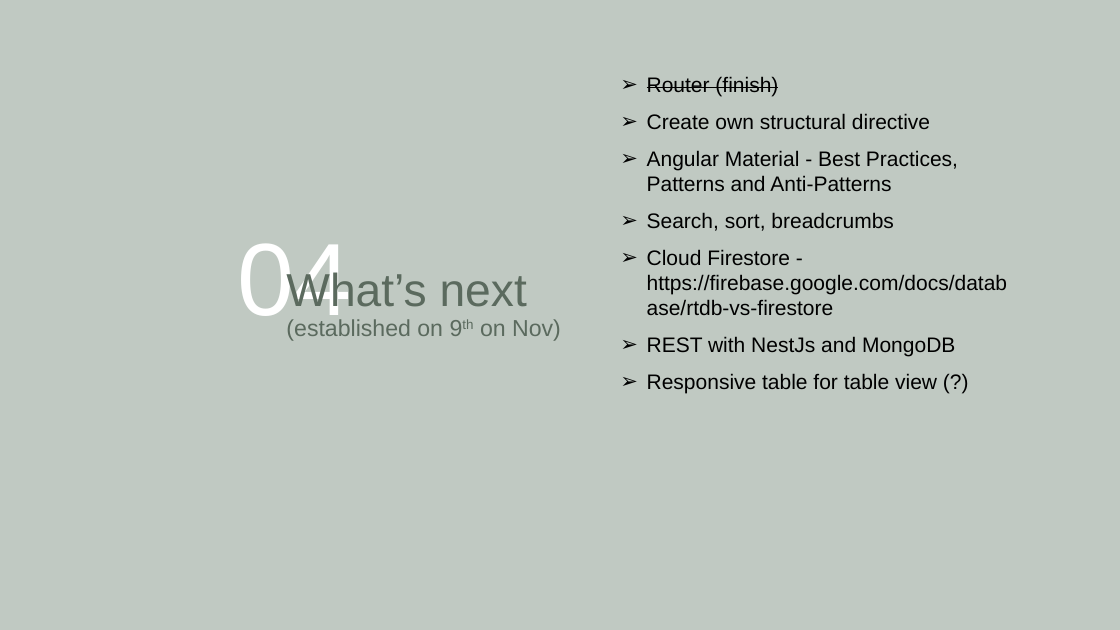
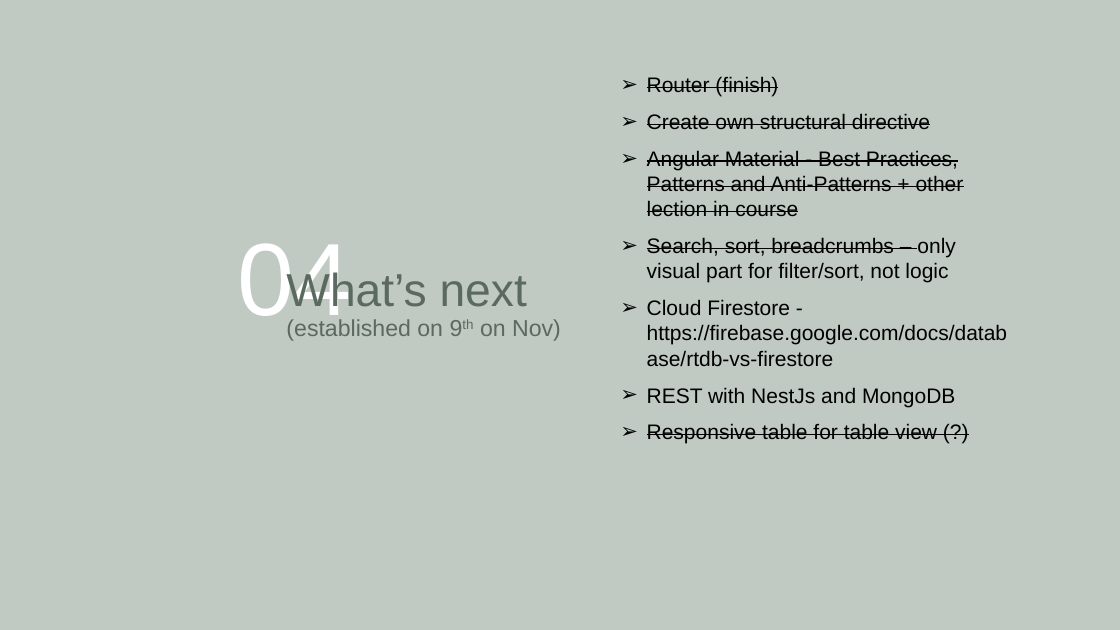
Before and after one commit to Asiia56/exampleAngular, a slide deck: slide 14 of exampleAngular.pptx (slide 13 before the commit). Drawn at 1120x630 pixels with LibreOffice and Linux fonts; fonts in the diff are those of the drawing. Boxes give left, top, right and bottom in pixels: in the first picture for what was removed or moved away, otherwise in the second. Text is boxed around its words. In the diff, an @@ line names an element or a change of style, - is before the commit and + after.

Commit message:
directives and other updates

```diff
--- a/exampleAngular.pptx
+++ b/exampleAngular.pptx
@@ text at box(647, 113, 937, 444): strikethrough on in "Create own structural directive", "Responsive table for table view (?)" @@
@@ text at box(647, 150, 964, 283): text changed @@
-➢ Angular Material - Best Practices, Patterns and Anti-Patterns
-➢ Search, sort, breadcrumbs
+➢ Angular Material - Best Practices, Patterns and Anti-Patterns + other lection in course
+➢ Search, sort, breadcrumbs – only visual part for filter/sort, not logic
```
Also in this commit, not shown: 17 other slides changed, 1 slide added, 35 other files.
